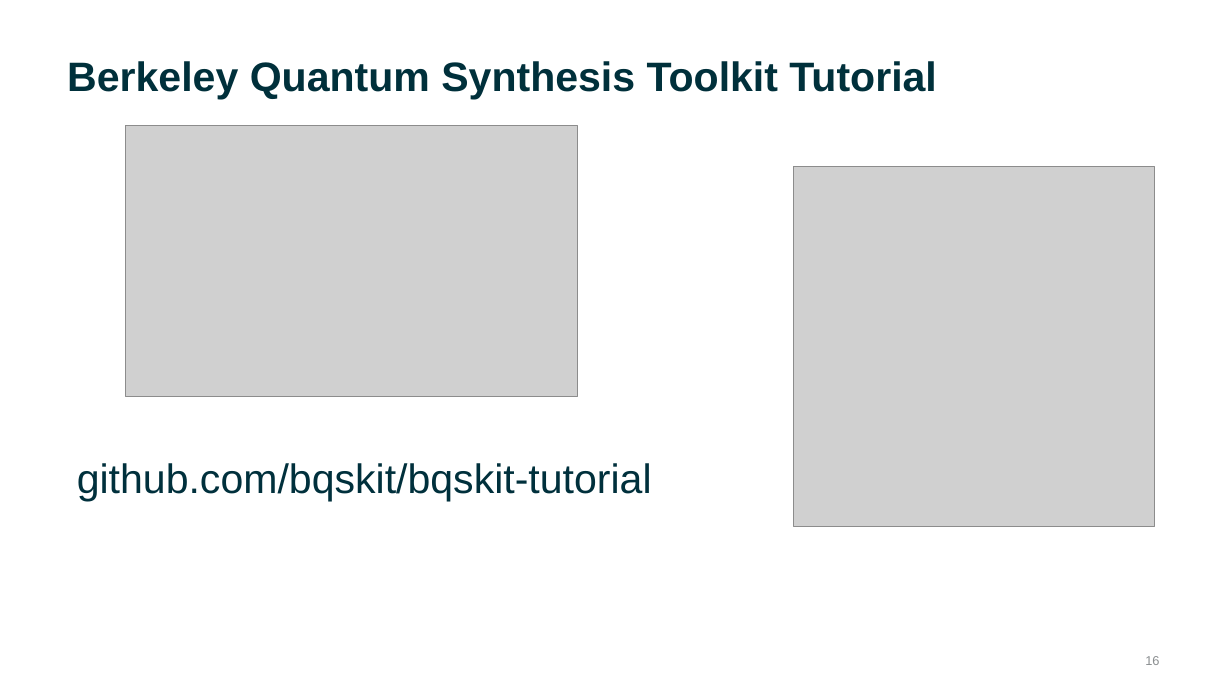
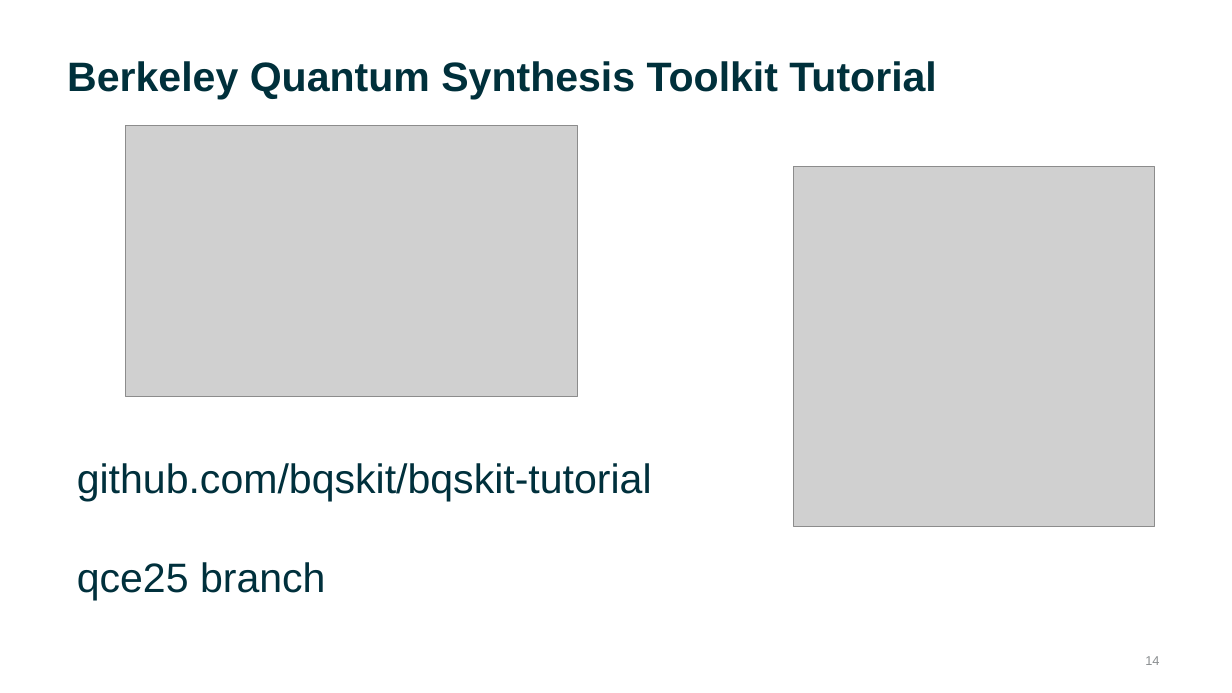
Before and after one commit to BQSKit/bqskit-tutorial, a slide deck: slide 14 of 1_introduction_slides.pptx (slide 16 before the commit). Drawn at 1232x693 pixels with LibreOffice and Linux fonts; fonts in the diff are those of the drawing; grey boxes stand for pictures; background and template pictures are left out. Boxes give left, top, right and bottom in pixels: in the first picture for what was removed or moved away, otherwise in the second. Text is boxed around its words. In the diff, an @@ line names an element or a change of style, - is before the commit and + after.

```diff
--- a/1_introduction_slides.pptx
+++ b/1_introduction_slides.pptx
@@ text at <box>77,562,326,600</box>: paragraph added @@
+qce25 branch
@@ page number at <box>1145,656,1159,665</box>: text changed @@
-16
+14
```
Also in this commit, not shown: 4 other slides changed, 1 slide added, 8 slides removed.
